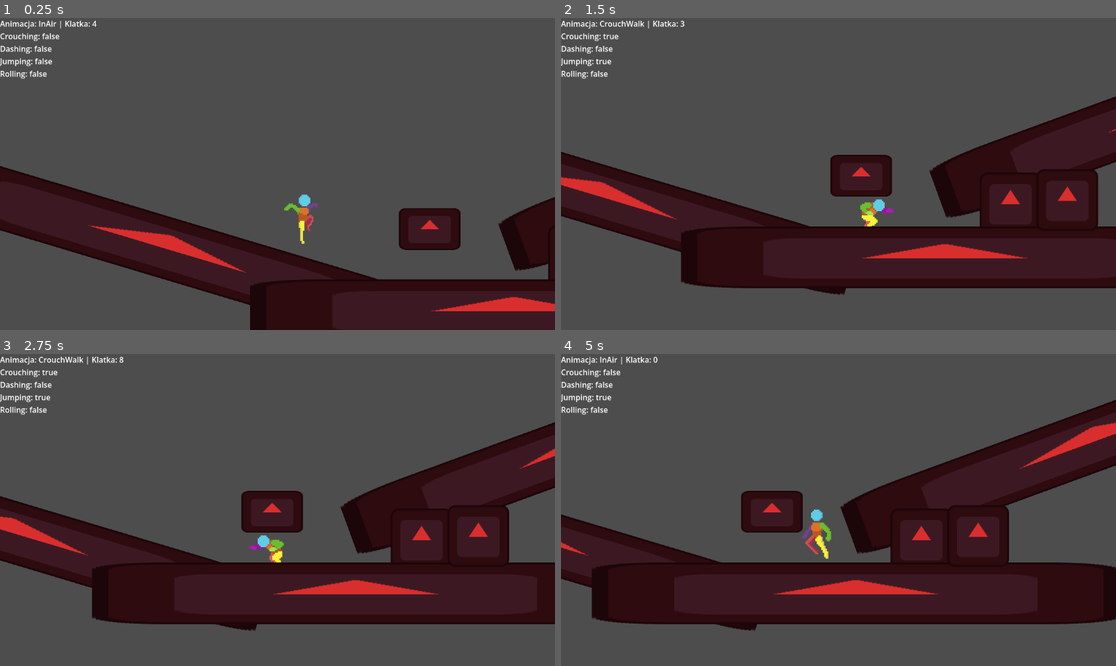
Above: before the commit, frames 1-4 (two rows, left to right).
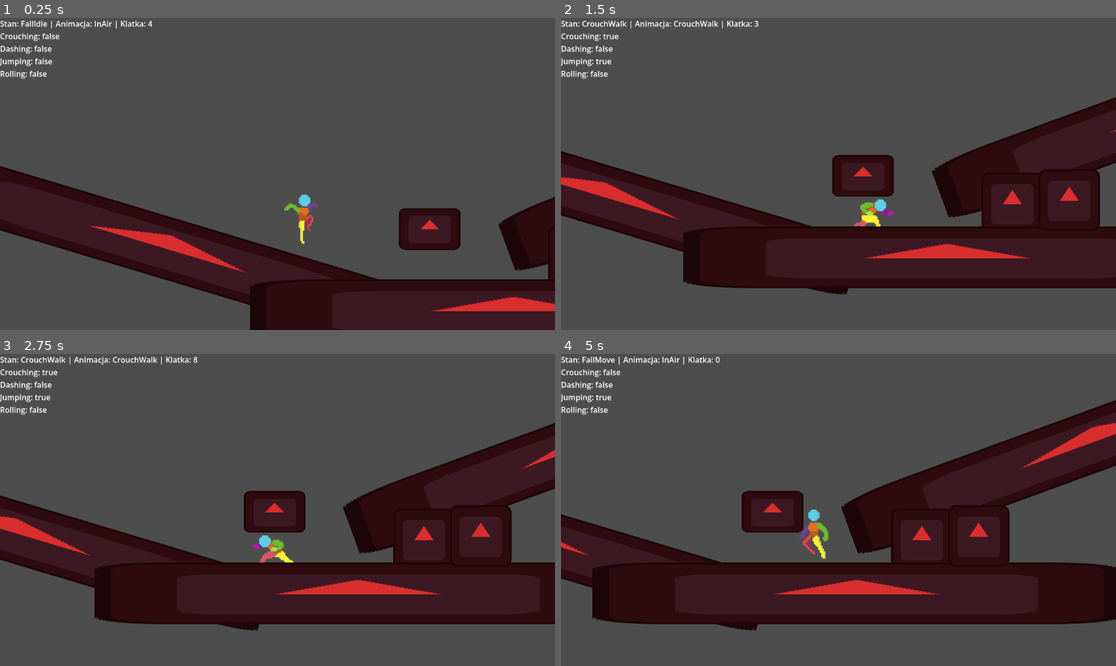
Above: after the commit, the same moments.

Repository: TatusFilipek/GodotTryEndError
Game: Godot game, scene res://scenes/main.tscn
Two runs of this game, one before a commit and one after it. Both use one fixed random seed, a clock stepped at 60 frames per second and the inputs below. The engine's default icon, where the game draws it, is replaced by a stand-in: a white triangle on a blue panel in a dark square.
Inputs (mouse positions are in pixels of both pictures, inside the frame that each line leads up to):
- Up to frame 1 (0.25 s): no input
- Up to frame 2 (1.5 s): move the mouse to (960, 158) at 0.52 s; hold Ctrl (crouch) 0.53-1.28 s; hold D (moveRight) from 0.53 s (still down); tap Space (jump) at 0.77, 1.07 s; tap Q (dash) at 0.8, 1.35 s; move the mouse to (727, 189) at 1.27 s
- Up to frame 3 (2.75 s): tap Space (jump) at 1.52, 1.55, 1.82, 2.1 s; move the mouse to (333, 441) at 2.02 s; release D (moveRight) at 2.03 s; hold A (moveLeft) from 2.03 s (still down); hold Ctrl (crouch) from 2.03 s (still down)
- Up to frame 4 (5 s): move the mouse to (810, 572) at 2.77 s; release A (moveLeft) at 2.78 s; release Ctrl (crouch) at 2.78 s; hold D (moveRight) 2.78-4.28 s; tap Ctrl (crouch) at 2.85, 4.55 s; tap Space (jump) at 3.02, 3.32, 3.77, 3.8, 4.07, 4.52, 4.82 s; tap Q (dash) at 3.05, 3.6 s; move the mouse to (1005, 556) at 3.52 s; move the mouse to (672, 463) at 4.27 s; hold A (moveLeft) from 4.28 s (still down); right-click (672, 463) at 4.35 s

The runs differ from the first frame. In frame 1, 0.3% of the frame differs, in the area x 0-28%, y 0-4%; in frame 2, 1.6%; in frame 3, 1.8%, in the area x 0-100%, y 0-89%; in frame 4, 1.0%.

Commit message:
nie mam zielonego pojei czy to cos optymalizuje czy zasmiecam pamiec, elify pamietaj o elifach

Diff:
--- a/scripts/airStates.gd
+++ b/scripts/airStates.gd
@@ -17,7 +17,7 @@
 			core.isCrouching = false
 
 	if core.isOnGround():
-		machine.change_state("Idle")
+		machine.ChangeStateMoveOrIdle("Idle", "Walk")
 		return
 
 	if Input.is_action_just_pressed("jump") and core.coyoteTimer > 0:
--- a/scripts/groundStates.gd
+++ b/scripts/groundStates.gd
@@ -17,7 +17,7 @@
 			core.isCrouching = false
 
 	if not core.isOnGround():
-		machine.change_state("FallIdle")
+		machine.ChangeStateMoveOrIdle("FallIdle", "FallMove")
 		return
 
 	if core.CanJump() and not core.isCollidingShapecast(core.CheckSpaceCrouch):
--- a/scripts/jump.gd
+++ b/scripts/jump.gd
@@ -7,7 +7,7 @@
 	core.velocity.y = -core.jumpForce
 	core.jumping = true
 
-	machine.change_state("FallIdle")
+	machine.ChangeStateMoveOrIdle("FallIdle", "FallMove")
 
 func exit() -> void:
 	super.exit()
--- a/scripts/ledgeClimb.gd
+++ b/scripts/ledgeClimb.gd
@@ -33,4 +33,4 @@
 
 func AnimationFinished() -> void:
 	core.position = postAnimPos
-	machine.change_state("Idle")
+	machine.ChangeStateMoveOrIdle("Idle", "Walk")
--- a/scripts/ledgeGrab.gd
+++ b/scripts/ledgeGrab.gd
@@ -19,11 +19,11 @@
 	if not isActive: return
 
 	if Input.is_action_pressed("moveDown"):
-		machine.change_state("FallIdle")
+		machine.ChangeStateMoveOrIdle("FallIdle", "FallMove")
 		return
 
 	if not core.IsLedgeDetected():
-		machine.change_state("FallIdle")
+		machine.ChangeStateMoveOrIdle("FallIdle", "FallMove")
 		return
 
 	if Input.is_action_pressed("moveUp") and core.IsSpaceToClimb():
--- a/scripts/player.gd
+++ b/scripts/player.gd
@@ -56,6 +56,7 @@
 @onready var animationPlayer : AnimationPlayer = $AnimationPlayer
 @onready var animationTree : AnimationTree = $AnimationTree
 @onready var playback : AnimationNodeStateMachinePlayback = animationTree.get("parameters/playback")
+@onready var machine : StateMachine = $StateMachine
 
 var lastSpriteOrientation : bool
 var facingDirection = 1
@@ -93,7 +94,8 @@
 	GetSpriteOrientation()
 	move_and_slide()
 
-	label.text = "Animacja: %s | Klatka: %d \nCrouching: %s \nDashing: %s \nJumping: %s \nRolling: %s" % [sprite.animation, sprite.frame, isCrouching, dashing, jumping, rolling]
+	if machine.current_state:
+		label.text = "Stan: %s | Animacja: %s | Klatka: %d \nCrouching: %s \nDashing: %s \nJumping: %s \nRolling: %s" % [machine.current_state.name, sprite.animation, sprite.frame, isCrouching, dashing, jumping, rolling]
 
 	if isOnGround() or IsLedgeDetected():
 		coyoteTimer = coyoteTime
@@ -219,8 +221,7 @@
 	return shapecast.is_colliding()
 
 #TODO:
-	#resize collider when crouching
-	#add more ifs for changing states
+	#krzysio mi powiedzial bym zamienil znaczna czesc ifow na elify i w sumie mialo by to sens
 	#add an enemy
 	#add a core that all entities will have
 
--- a/scripts/slide.gd
+++ b/scripts/slide.gd
@@ -28,7 +28,7 @@
 
 	if core.slideCancelVelocity > abs(core.velocity.x) and core.spriteRotation <= 0:
 		if core.isCollidingShapecast(core.CheckSpaceCrouch):
-			machine.change_state("CrouchIdle")
+			machine.ChangeStateMoveOrIdle("CrouchIdle", "CrouchWalk")
 		else:
 			changeState("Idle")
 		return
--- a/scripts/stateMachine.gd
+++ b/scripts/stateMachine.gd
@@ -34,11 +34,17 @@
 func actionExit() -> void:
 	if parent.isOnGround():
 		if parent.isCollidingShapecast(parent.CheckSpaceCrouch) or Input.is_action_pressed("crouch"):
-			change_state("CrouchIdle")
+			ChangeStateMoveOrIdle("CrouchIdle", "CrouchWalk")
 		else:
-			change_state("Idle")
+			ChangeStateMoveOrIdle("Idle", "Walk")
 	else:
-		change_state("FallIdle")
+		ChangeStateMoveOrIdle("FallIdle", "FallMove")
+
+func ChangeStateMoveOrIdle(idleStateName : String, moveStateName : String) -> void:
+	if parent.MovementDirection() != 0:
+		change_state(moveStateName)
+	else:
+		change_state(idleStateName)
 
 func _physics_process(delta: float) -> void:
 	if current_state:
--- a/scripts/wallTouch.gd
+++ b/scripts/wallTouch.gd
@@ -18,7 +18,7 @@
 	if not isActive: return
 
 	if not core.isOnWall():
-		machine.change_state("Idle")
+		machine.ChangeStateMoveOrIdle("Idle", "Walk")
 		return
 
 	#NOTE: add a raycast that checks for a body that can be moved, and if it is found change state to WallGrab
@@ -27,7 +27,7 @@
 		return
 
 	if Input.is_action_pressed("crouch"):
-		machine.change_state("CrouchIdle")
+		machine.ChangeStateMoveOrIdle("CrouchIdle", "CrouchWalk")
 		return
 
 	pass
